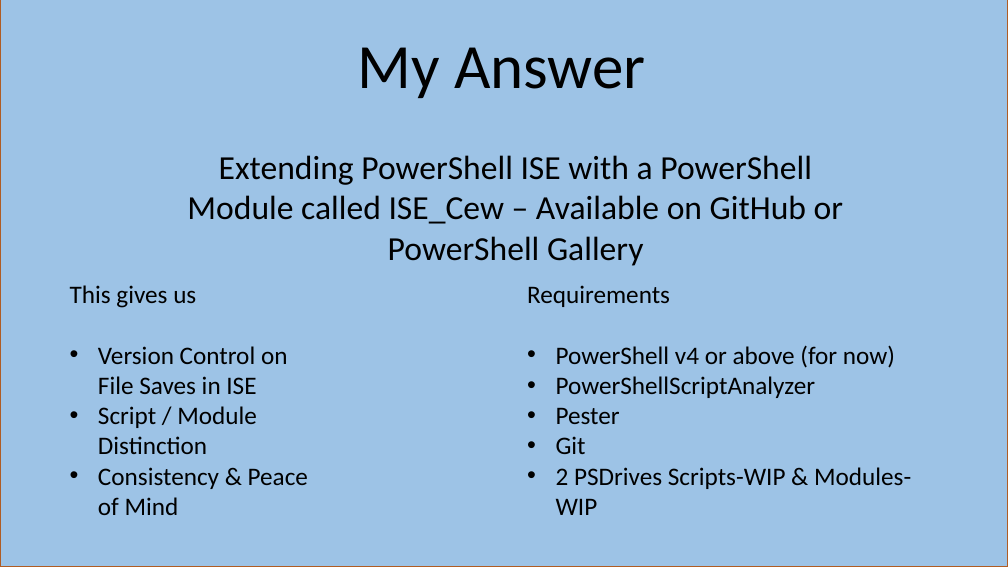
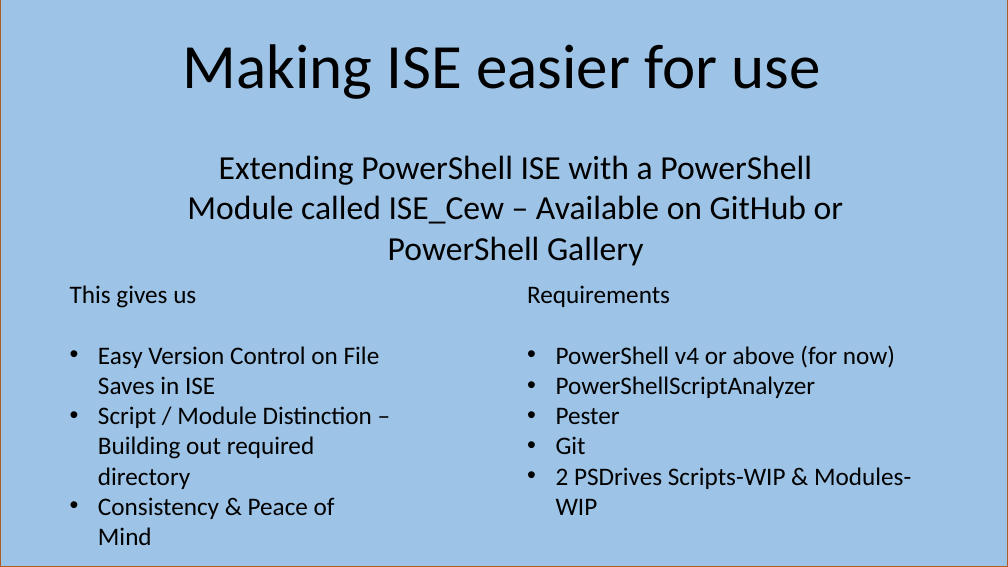
Before and after one commit to kilasuit/Presentations, a slide deck: slide 6 of Get-PSUGUK/Teaching the ITPro how to Dev.pptx (slide 8 before the commit). Drawn at 1008x567 pixels with LibreOffice and Linux fonts; fonts in the diff are those of the drawing. Boxes give left, top, right and bottom in pixels: in the first picture for what was removed or moved away, otherwise in the second. Text is boxed around its words. In the diff, an @@ line names an element or a change of style, - is before the commit and + after.

```diff
--- a/Get-PSUGUK/Teaching the ITPro how to Dev.pptx
+++ b/Get-PSUGUK/Teaching the ITPro how to Dev.pptx
@@ title at <box>182,44,820,99</box>: text changed @@
-My Answer
+Making ISE easier for use
@@ text at <box>98,346,380,489</box>: text changed @@
-• Version Control on File Saves in ISE
-• Script / Module Distinction
+• Easy Version Control on File Saves in ISE
+• Script / Module Distinction – Building out required directory
```
Also in this commit, not shown: 4 other slides changed, 7 slides added, 3 slides removed, 4 other files.
